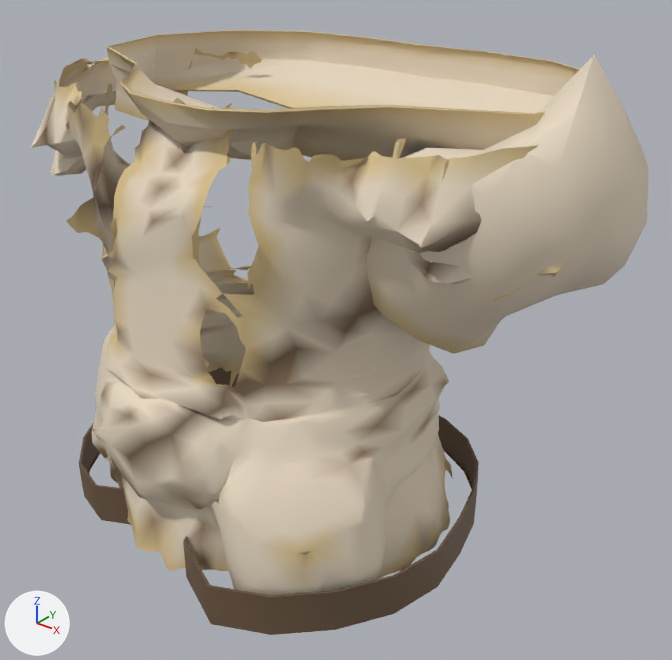
What one commit did to the glTF model assets_src/armor/kargan_0/leather_b_chest.glb.
Before and after are seen from a camera (50 mm lens) standing at (0.935, -1.035, 1.957) and looking at (0.085, 0.026, 1.299). The lights are fixed; the arrows at lower left show +X, +Y and +Z. The picture after the commit comes second. Vertices at exactly the same position are counted once.

Objects in the first picture: 'leather_b_chest'.
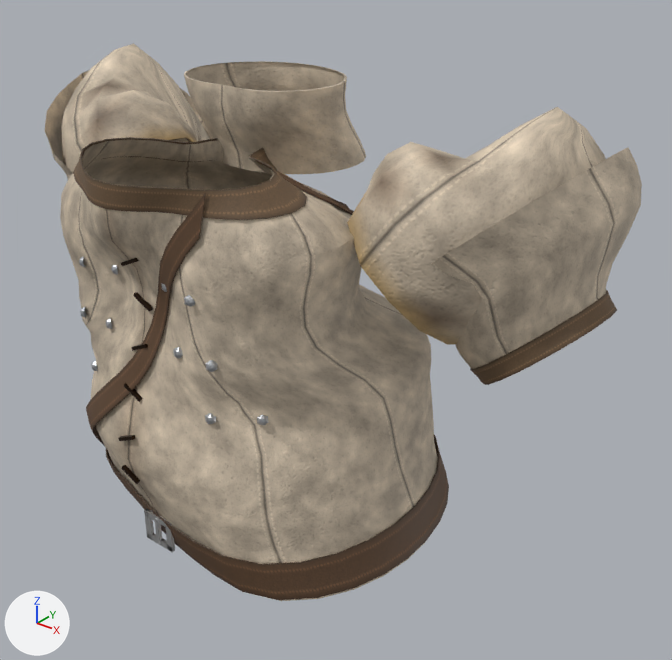
What differs and where, as boxes (x1, y1, x2, y2) in the pictures (672 x 660 px):
'leather_b_chest', surface changed, reshaped (8% shorter)
    before: (31, 30, 648, 635)
    after: (44, 43, 642, 601)
part 1 of me_leather_b_chest, added
    after: (155, 518, 162, 545)
part 2 of me_leather_b_chest, rebuilt
    before: (31, 47, 566, 595)
    after: (60, 139, 438, 601)
part 3 of me_leather_b_chest, rebuilt (8% narrower, 21% shorter)
    before: (366, 54, 648, 354)
    after: (347, 107, 606, 345)
part 4 of me_leather_b_chest, rebuilt
    before: (79, 367, 479, 635)
    after: (106, 435, 449, 600)
part 5 of me_leather_b_chest, reshaped
    before: (107, 30, 580, 161)
    after: (44, 43, 642, 552)

What changed in the scene script:
```text
Add img_strap_orm_png:
    img_strap_orm_png = load_image('strap_orm.png', '../textures/strap_orm.png', 128, 64, 'Non-Color')
Add img_strap_c_png:
    img_strap_c_png = load_image('strap_c.png', '../textures/strap_c.png', 128, 64, 'sRGB')
Add img_strap_n_png:
    img_strap_n_png = load_image('strap_n.png', '../textures/strap_n.png', 128, 64, 'Non-Color')
Add img_leather_n_png:
    img_leather_n_png = load_image('leather_n.png', '../textures/leather_n.png', 256, 256, 'Non-Color')
Add img_leather_orm_png:
    img_leather_orm_png = load_image('leather_orm.png', '../textures/leather_orm.png', 256, 256, 'Non-Color')
Add img_leather_c_png:
    img_leather_c_png = load_image('leather_c.png', '../textures/leather_c.png', 256, 256, 'sRGB')
Change mat_leather:
    remove # nodes: BsdfPrincipled, OutputMaterial, VertexColor
    nodes: BsdfPrincipled, Mix, NormalMap, OutputMaterial, SeparateColor, TexImage x3, VertexColor
    uses the picture img_leather_c_png
    uses the picture img_leather_n_png
    uses the picture img_leather_orm_png
Add mat_strap:
    mat_strap = bpy.data.materials.new('strap')
    # uses the picture img_strap_c_png
    # uses the picture img_strap_n_png
    # uses the picture img_strap_orm_png
Add mat_iron:
    mat_iron = bpy.data.materials.new('iron')
    mat_iron.use_nodes = True; mat_iron.node_tree.nodes.clear()
    _N = mat_iron.node_tree.nodes; _L = mat_iron.node_tree.links
    n0 = _N.new('ShaderNodeBsdfPrincipled'); n0.name = 'Principled BSDF'
    n0.inputs[1].default_value = 1.0  # 'Metallic'
    n0.inputs[2].default_value = 0.48  # 'Roughness'
    n1 = _N.new('ShaderNodeOutputMaterial'); n1.name = 'Material Output'
    n2 = _N.new('ShaderNodeVertexColor'); n2.name = 'Color Attribute'
    _L.new(n0.outputs[0], n1.inputs[0])  # 'BSDF' to 'Surface'
    _L.new(n2.outputs[0], n0.inputs[0])  # 'Color' to 'Base Color'
Change me_leather_b_chest:
    used by ob_leather_b_chest; location = (0.0, 0.0, 0.0)
    remove me_leather_b_chest.from_pydata(...)  # 2378 vertices, 3962 faces; spans x -0.521..0.533, y -0.361..0.384, z 0.991..1.764
    add me_leather_b_chest.from_pydata(...)  # 2694 vertices, 4688 faces; spans x -0.518..0.523, y -0.348..0.215, z 1.037..1.702
    me_leather_b_chest part 1: a new loose piece, a box spanning x 0.0147..0.0207, y -0.32..-0.314, z 1.0489..1.0947, in mat_iron
    me_leather_b_chest part 2: the loose piece of 1937 vertices spanning x -0.521..0.516, y -0.341..0.288, z 0.991..1.681 is rebuilt with 720 vertices and now spans x -0.273..0.325, y -0.346..0.209, z 1.037..1.615
    me_leather_b_chest part 3: the loose piece of 161 vertices spanning x 0.196..0.533, y -0.153..0.209, z 1.362..1.764 is rebuilt with 199 vertices and now spans x 0.208..0.495, y -0.142..0.198, z 1.359..1.695
    me_leather_b_chest part 4: the loose piece of 140 vertices spanning x -0.349..0.377, y -0.361..0.243, z 1.009..1.077 is rebuilt with 180 vertices and now spans x -0.28..0.328, y -0.326..0.215, z 1.043..1.101, in mat_strap
    me_leather_b_chest part 5: 140 vertices removed from x -0.47..0.462, y -0.225..0.384, z 1.588..1.699; 1587 vertices added at x -0.518..0.523, y -0.348..0.211, z 1.046..1.702
    add me_leather_b_chest.materials.append(mat_iron)
    add me_leather_b_chest.materials.append(mat_strap)
```
